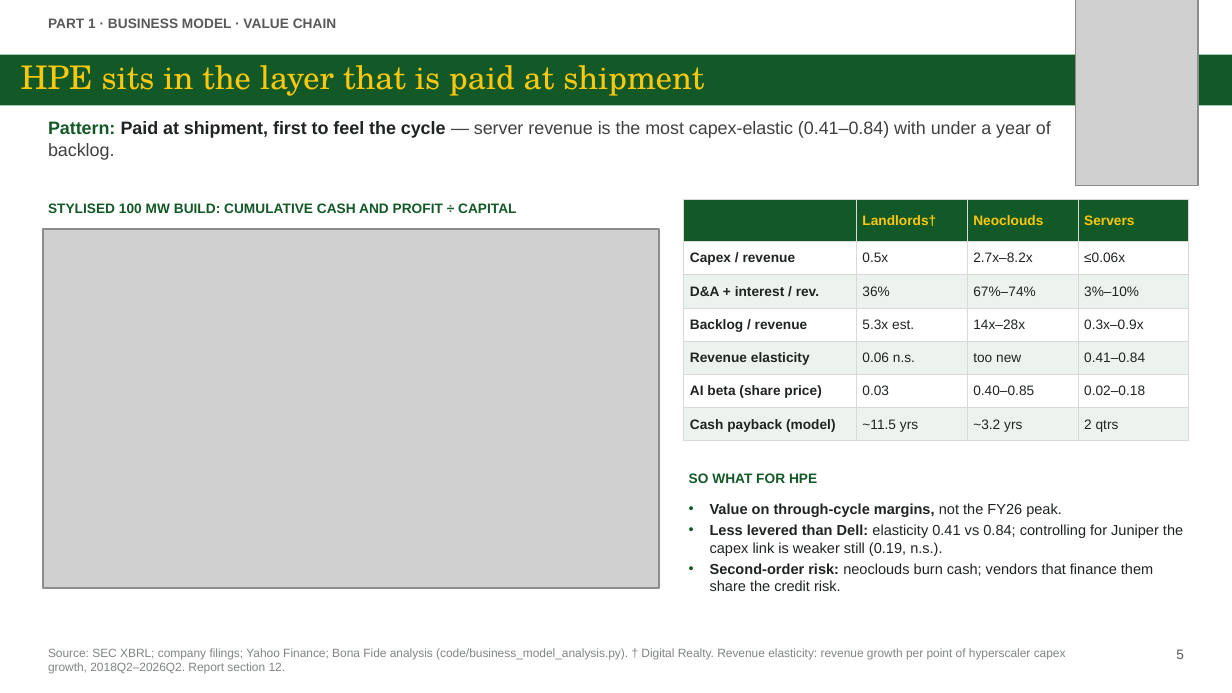
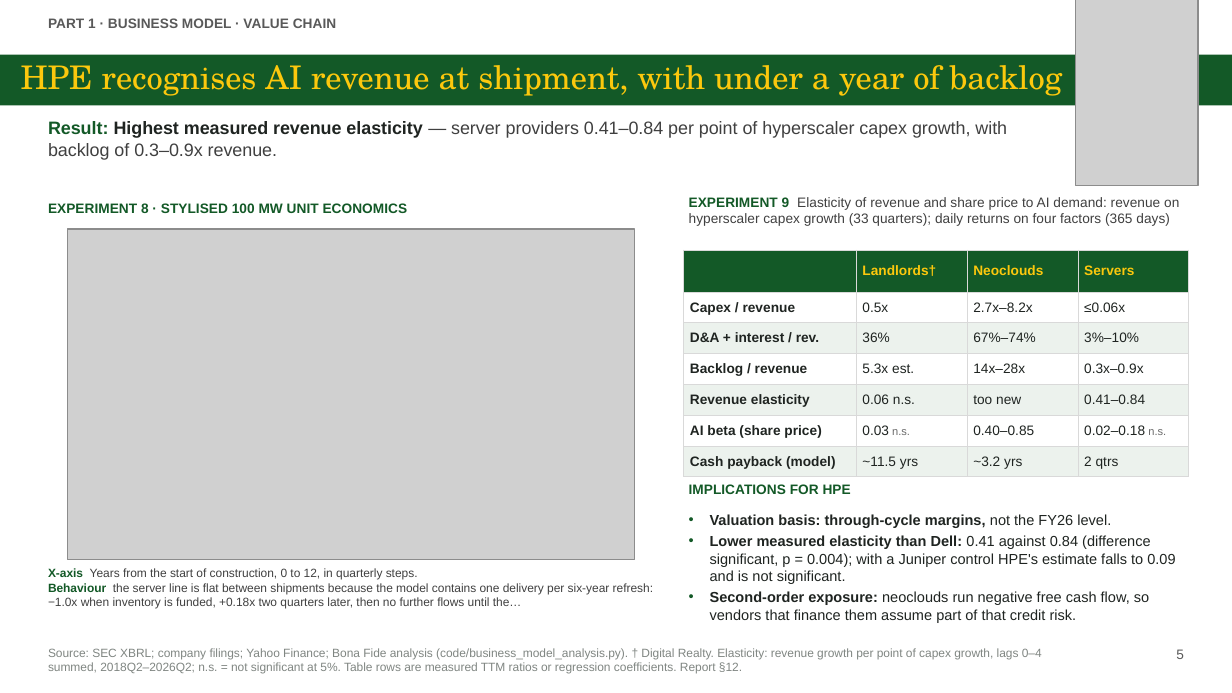
Before and after one commit to zhejiahu-tudelft/bonafide, a slide deck: slide 5 of HPE/final/HPE_Investment_Presentation.pptx. Drawn at 1232x693 pixels with LibreOffice and Linux fonts; fonts in the diff are those of the drawing; grey boxes stand for pictures. Boxes give left, top, right and bottom in pixels: in the first picture for what was removed or moved away, otherwise in the second. Text is boxed around its words. In the diff, an @@ line names an element or a change of style, - is before the commit and + after.

```diff
--- a/HPE/final/HPE_Investment_Presentation.pptx
+++ b/HPE/final/HPE_Investment_Presentation.pptx
@@ title at [21, 65, 1062, 96]: text changed @@
-HPE sits in the layer that is paid at shipment
+HPE recognises AI revenue at shipment, with under a year of backlog
@@ text at [48, 121, 1007, 160]: text changed @@
-Pattern: Paid at shipment, first to feel the cycle — server revenue is the most capex-elastic (0.41–0.84) with under a year of backlog.
+Result: Highest measured revenue elasticity — server providers 0.41–0.84 per point of hyperscaler capex growth, with backlog of 0.3–0.9x revenue.
@@ text at [48, 203, 408, 213]: text changed @@
-STYLISED 100 MW BUILD: CUMULATIVE CASH AND PROFIT ÷ CAPITAL
+EXPERIMENT 8 · STYLISED 100 MW UNIT ECONOMICS
@@ text added at [689, 197, 1179, 226], 8 pt, text #404040 @@
+EXPERIMENT 9 Elasticity of revenue and share price to AI demand: revenue on hyperscaler capex growth (33 quarters); daily returns on four factors (365 days)
@@ picture: place and size @@
-picture at [43, 229, 659, 588]
+picture at [68, 229, 636, 559]
@@ table at [684, 250, 1189, 473] @@
-row 6, column 2: 0.03
+row 6, column 2: 0.03 n.s.
-row 6, column 4: 0.02–0.18
+row 6, column 4: 0.02–0.18 n.s.
@@ table: place and size @@
-table at [684, 200, 1189, 436]
+table at [684, 250, 1189, 473]
@@ text at [689, 484, 851, 494]: text changed @@
-SO WHAT FOR HPE
+IMPLICATIONS FOR HPE
@@ text at [710, 514, 1175, 623]: text changed @@
-• Value on through-cycle margins, not the FY26 peak.
-• Less levered than Dell: elasticity 0.41 vs 0.84; controlling for Juniper the capex link is weaker still (0.19, n.s.).
-• Second-order risk: neoclouds burn cash; vendors that finance them share the credit risk.
+• Valuation basis: through-cycle margins, not the FY26 level.
+• Lower measured elasticity than Dell: 0.41 against 0.84 (difference significant, p = 0.004); with a Juniper control HPE's estimate falls to 0.09 and is not significant.
+• Second-order exposure: neoclouds run negative free cash flow, so vendors that finance them assume part of that credit risk.
@@ text added at [48, 568, 653, 609], 7 pt, text #404040 @@
+X-axis Years from the start of construction, 0 to 12, in quarterly steps.
+Behaviour the server line is flat between shipments because the model contains one delivery per six-year refresh: −1.0x when inventory is funded, +0.18x two quarters later, then no further flows until the…
@@ text at [48, 648, 1042, 674]: text changed @@
-Source: SEC XBRL; company filings; Yahoo Finance; Bona Fide analysis (code/business_model_analysis.py). † Digital Realty. Revenue elasticity: revenue growth per point of hyperscaler capex growth, 2018Q2–2026Q2. Report section 12.
+Source: SEC XBRL; company filings; Yahoo Finance; Bona Fide analysis (code/business_model_analysis.py). † Digital Realty. Elasticity: revenue growth per point of capex growth, lags 0–4 summed, 2018Q2–2026Q2; n.s. = not significant at 5%. Table rows are measured TTM ratios or regression coefficients. Report §12.
```
Also in this commit, not shown: 27 other slides changed, 38 other files.
